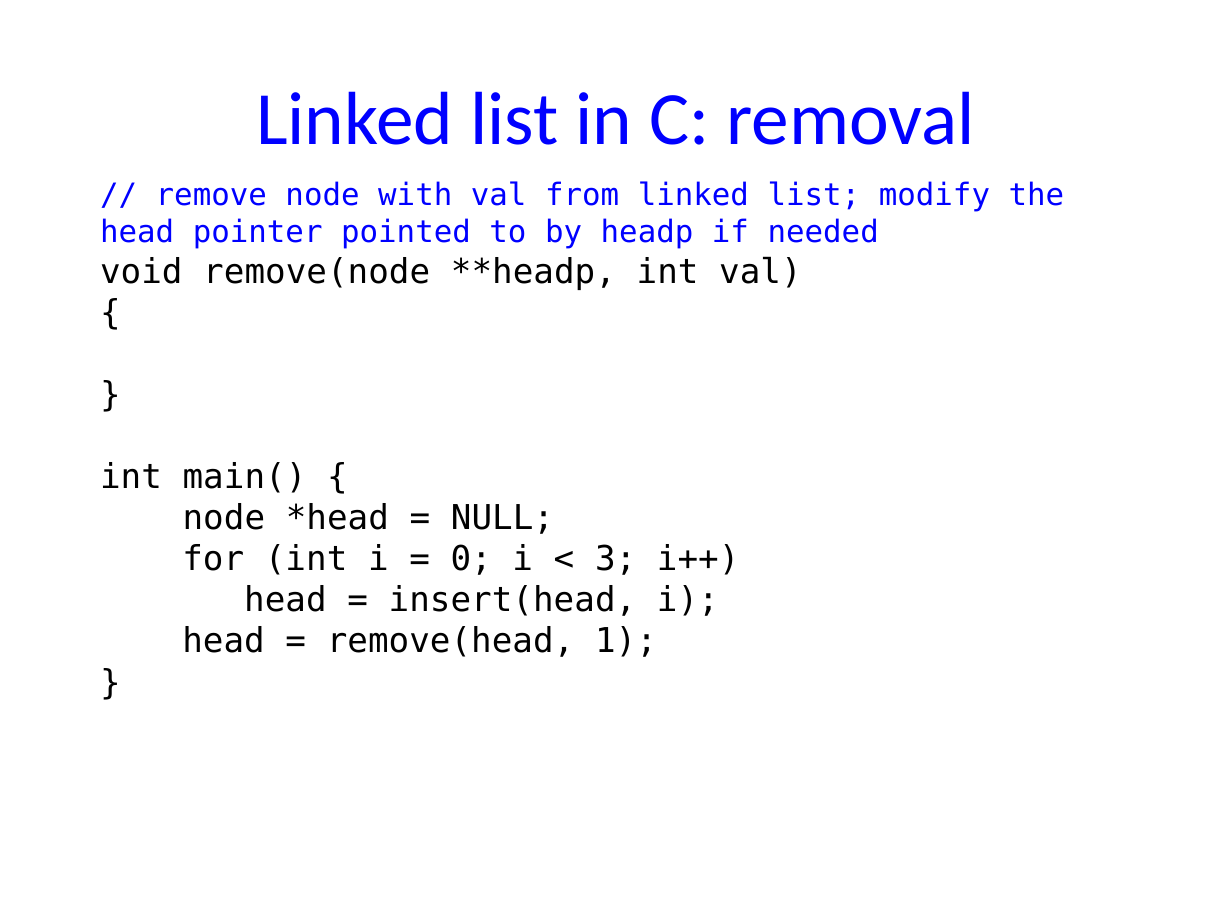
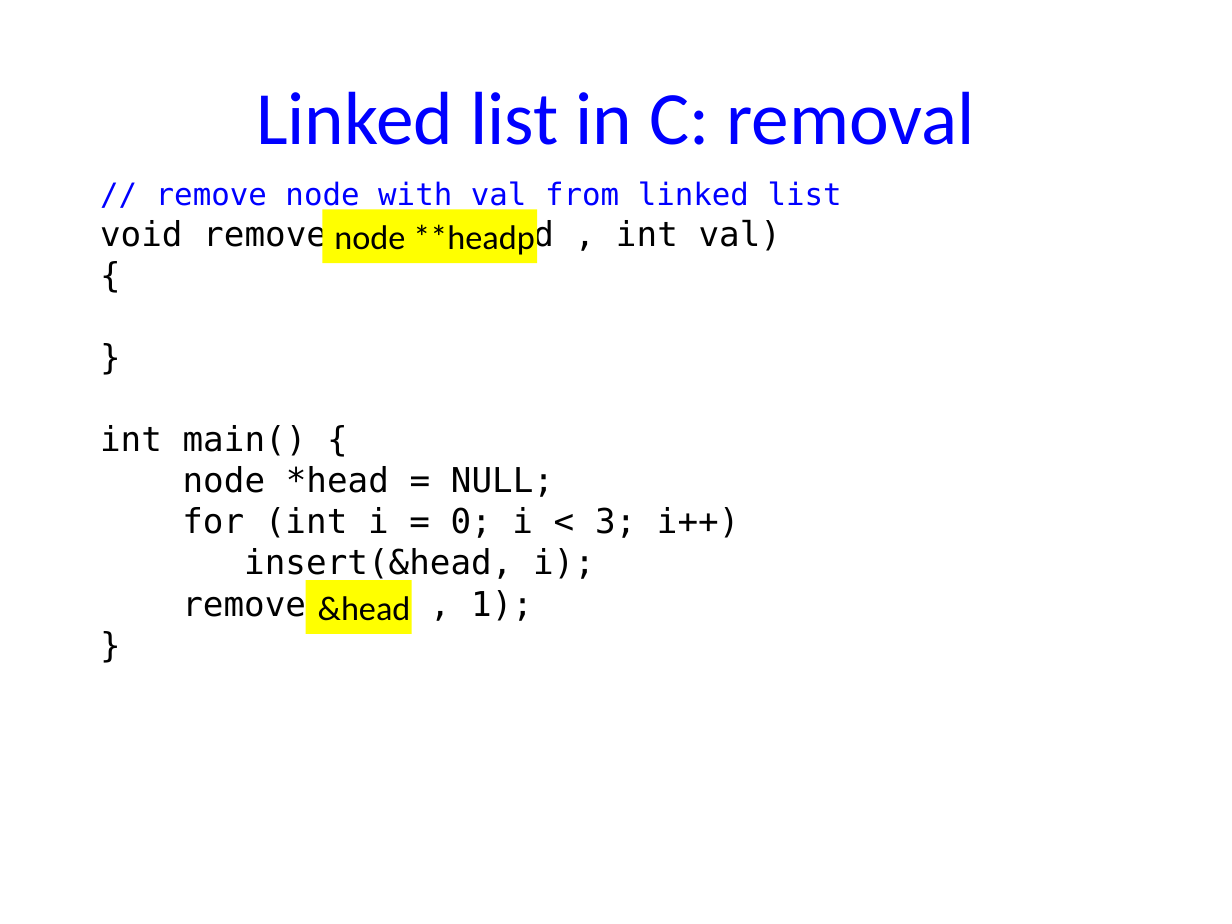
Before and after one commit to NYU-CSO/nyu-cso.github.io, a slide deck: slide 18 of notes/06-struct-malloc.pptx. Drawn at 1232x924 pixels with LibreOffice and Linux fonts; fonts in the diff are those of the drawing. Boxes give left, top, right and bottom in pixels: in the first picture for what was removed or moved away, otherwise in the second. Text is boxed around its words. In the diff, an @@ line names an element or a change of style, - is before the commit and + after.

```diff
--- a/notes/06-struct-malloc.pptx
+++ b/notes/06-struct-malloc.pptx
@@ text at (100, 181, 842, 253): text changed @@
-// remove node with val from linked list; modify the head pointer pointed to by headp if needed
-void remove(node **headp, int val)
+// remove node with val from linked list
+void remove(node *head , int val)
@@ rectangle added at (323, 209, 537, 264), fill #FFFF00, 20 pt, text #000000 @@
+node **headp
@@ text at (182, 548, 595, 623): text changed @@
-  head = insert(head, i);
-  head = remove(head, 1);
+  insert(&head, i);
+  remove(head , 1);
@@ rectangle added at (306, 580, 411, 634), fill #FFFF00, 20 pt, text #000000 @@
+&head
```
Also in this commit, not shown: 6 other slides changed, 1 other file.
